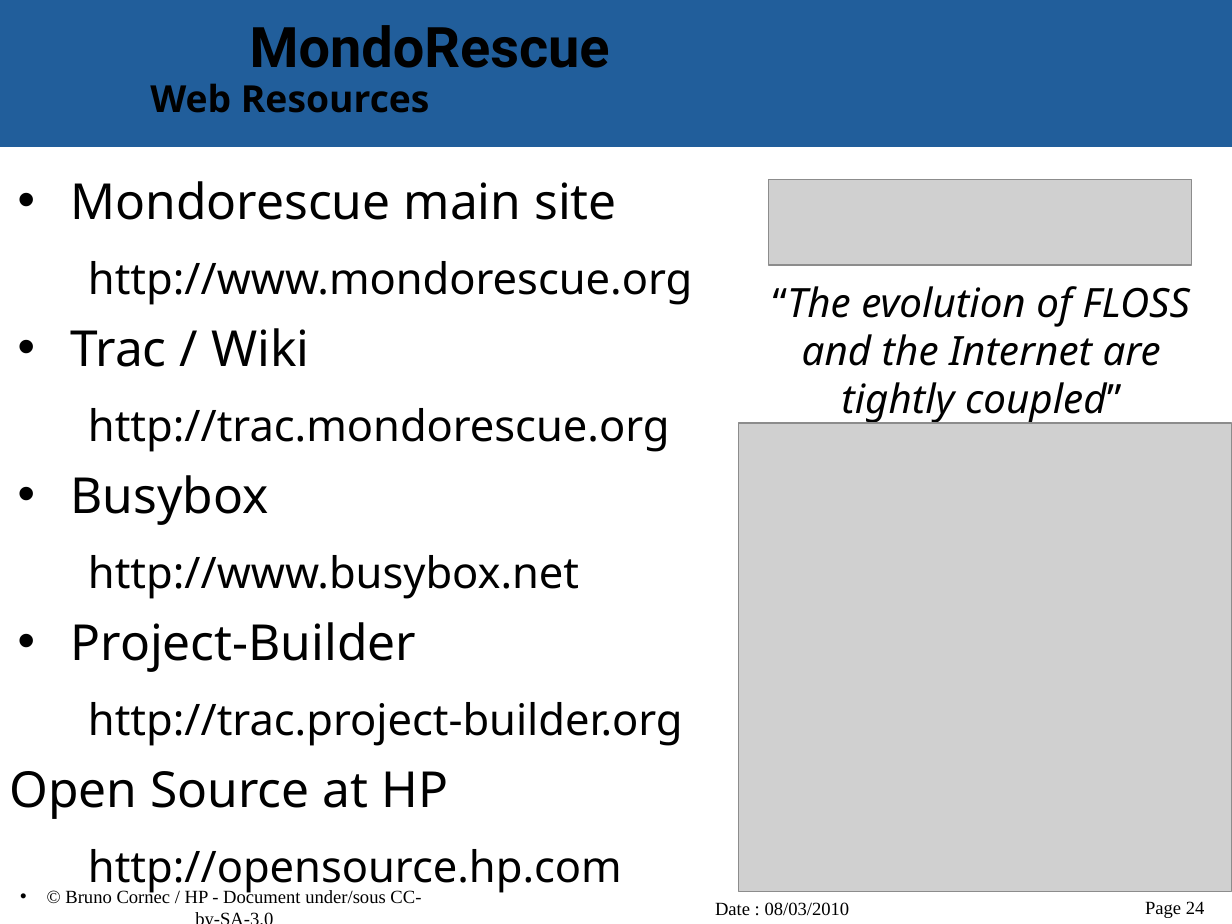
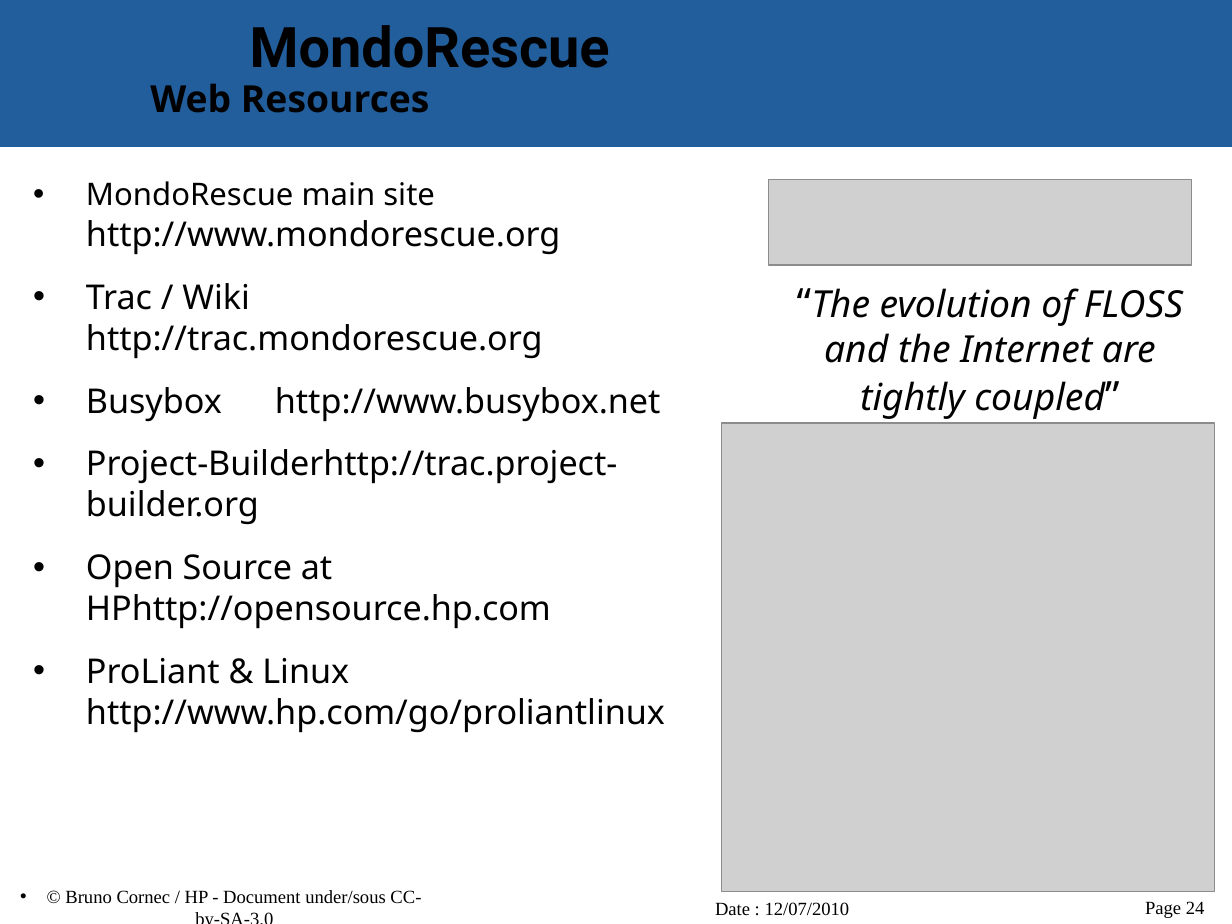
Before and after one commit to vir/mondo-rescue, a slide deck: slide 24 of mondo-doc/mondo-presentation.odp. Drawn at 1232x924 pixels with LibreOffice and Linux fonts; fonts in the diff are those of the drawing; grey boxes stand for pictures; background and template pictures are left out. Boxes give left, top, right and bottom in pixels: in the first picture for what was removed or moved away, otherwise in the second. Text is boxed around its words. In the diff, an @@ line names an element or a change of style, - is before the commit and + after.

```diff
--- a/mondo-doc/mondo-presentation.odp
+++ b/mondo-doc/mondo-presentation.odp
@@ text at (86,181,665,733): text changed; size 28 to 22 pt @@
-• Mondorescue main site
-http://www.mondorescue.org
-• Trac / Wiki
-http://trac.mondorescue.org
-• Busybox
-http://www.busybox.net
-• Project-Builder
-http://trac.project-builder.org
-Open Source at HP
-http://opensource.hp.com
+• MondoRescue main site http://www.mondorescue.org
+• Trac / Wiki http://trac.mondorescue.org
+• Busybox http://www.busybox.net
+• Project-Builderhttp://trac.project-builder.org
+• Open Source at HPhttp://opensource.hp.com
+• ProLiant & Linux http://www.hp.com/go/proliantlinux
@@ text "“The evolution of FLOSS": place and size @@
-text "“The evolution of FLOSS" at (773,286,1190,425)
+text "“The evolution of FLOSS" at (811,288,1183,419)
@@ text "“The evolution of FLOSS" at (811,288,1183,419): size 26 to 24 pt @@
@@ picture: place and size @@
-picture at (739,424,1232,892)
+picture at (721,424,1214,892)
@@ text at (715,902,850,916): text changed @@
-Date : 08/03/2010
+Date : 12/07/2010
```
Also in this commit, not shown: 24 other slides changed.
